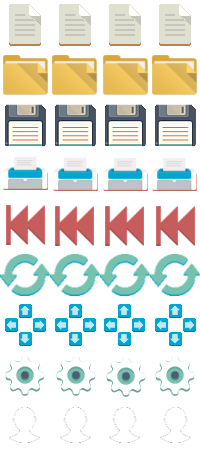
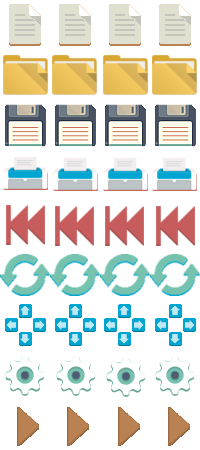
The second 200×450 image is a revision of the first. Changes to its layers:
renamed "Pasted Layer #7" to "Pasted Layer #4", moved it above "Pasted Layer #3", painted on it over 9, 406, 191, 446
